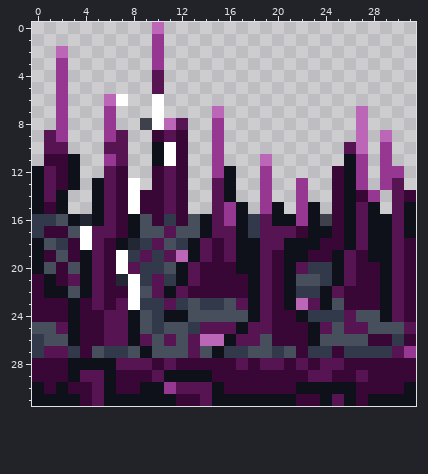
Two versions of one pixel-art sprite, Codes/In Depths of Elora.gmx/sprites/images/spr_spikes_2.png. This is how it looked before the edit.
The file is 32x32 pixels.
After:
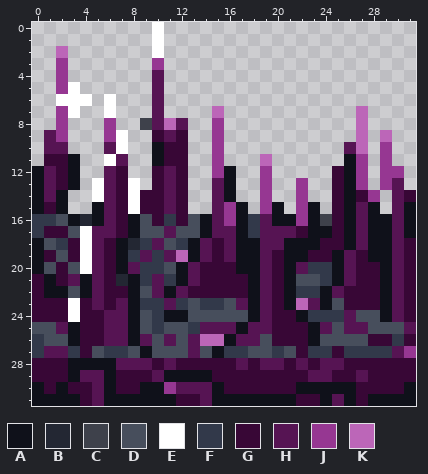
Palette (. is transparent): A #0f111a  B #232733  C #3e414b  D #474e5c  E #ffffff  F #32394a  G #380736  H #561453  J #963792  K #bc66b8
From old to new:
@@ x 0..13 @@
- 0 ..........K...
- 1 ..........J...
- 2 ..K.......J...
+ 0 ..........E...
+ 1 ..........E...
+ 2 ..K.......E...
  3 ..J.......J...
  4 ..J.......H...
- 5 ..J.......H...
- 6 ..J...KE..E...
- 7 ..J...J...E...
- 8 ..J...J..CEKH.
- 9 .HJ...JH..GHG.
-10 .HH...HH..AEG.
-11 .GGA..JH..AEG.
+ 5 ..JE......H...
+ 6 ..EEE.E...H...
+ 7 ..JE..E...H...
+ 8 ..J...J..CHKH.
+ 9 .HJ...JE..GHG.
+10 .HH...HE..AGG.
+11 .GGA..EH..AGG.
 12 AHGA..HG..GHG.
-13 AHGA.AHGE.GHG.
-14 AHA..AHGEGGHG.
+13 AHGA.EHGE.GHG.
+14 AHA..EHGEGGHG.
 15 AGA..AHGEGGHG.
@@ x 1..10 @@
 18 DFGEHGABFH
-19 GDGAHGEFHF
-20 DGDAHGEHFF
-21 AGHAHGBEFH
-22 AADAHGGEDH
-23 GGAGHGHEFF
-24 GGAGGHHADF
+19 GDGEHGAFHF
+20 DGDEHGAHFF
+21 AGHAHGBAFH
+22 AADAHGGADH
+23 GGEGHGHAFF
+24 GGEGGHHADF
 25 DHAGGHHADF
Changed places in both pictures, as pixel boxes (x1, y1, x2, y2):
changed: (152, 22, 164, 58)
changed: (56, 82, 176, 202)
changed: (68, 250, 140, 322)
